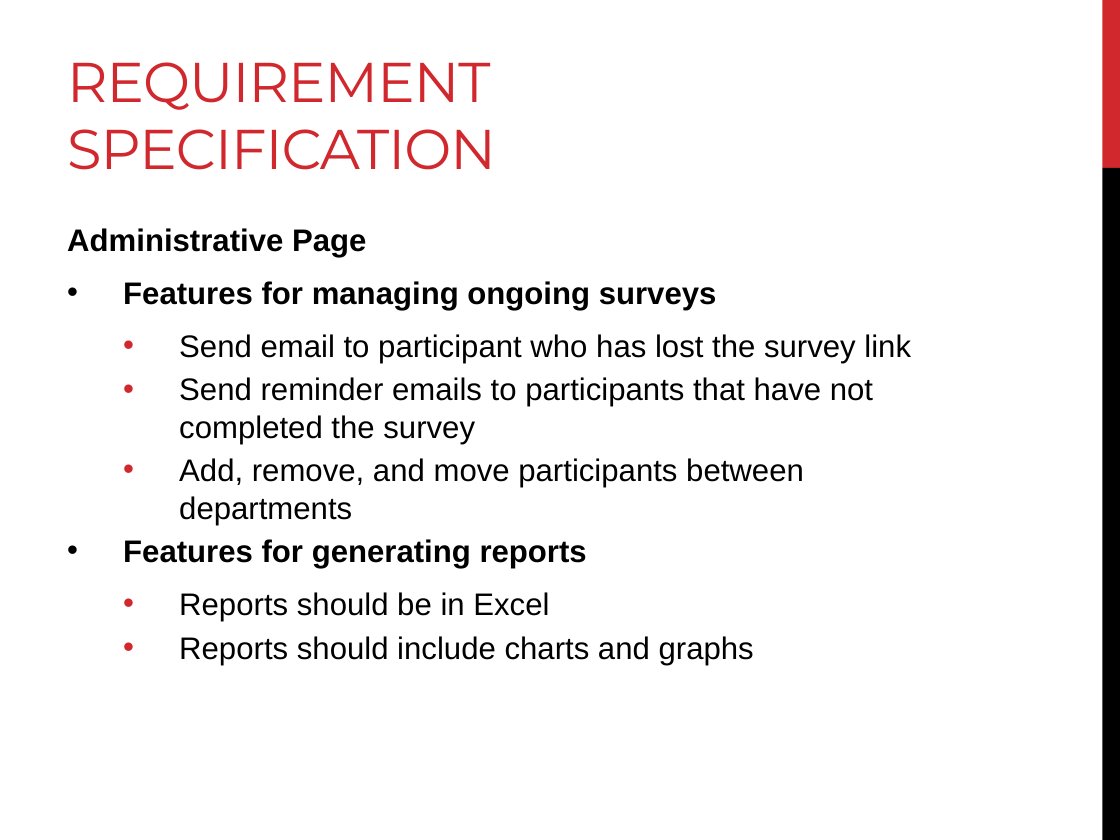
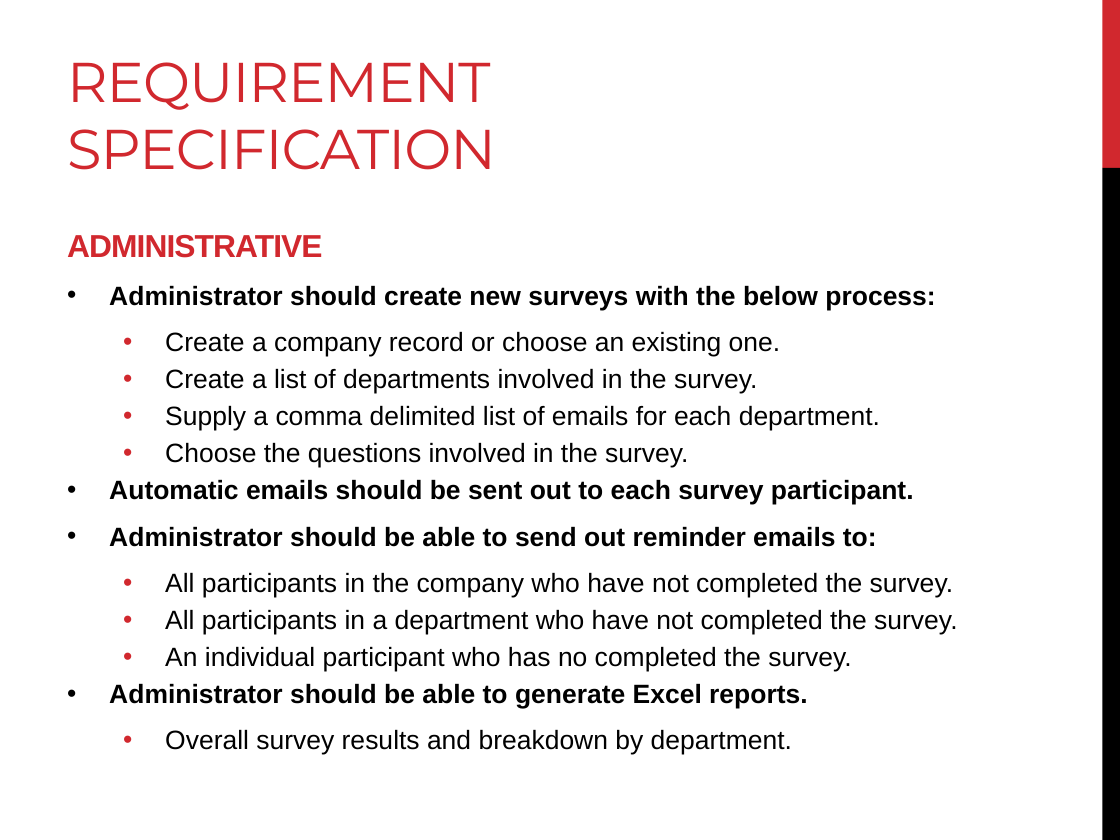
Before and after one commit to AndreasSchwagerl/RR-Survey-System, a slide deck: slide 5 of Survey System - Progress Presentation 3.pptx (slide 6 before the commit). Drawn at 1120x840 pixels with LibreOffice and Linux fonts; fonts in the diff are those of the drawing. Boxes give left, top, right and bottom in pixels: in the first picture for what was removed or moved away, otherwise in the second. Text is boxed around its words. In the diff, an @@ line names an element or a change of style, - is before the commit and + after.

```diff
--- a/Survey System - Progress Presentation 3.pptx
+++ b/Survey System - Progress Presentation 3.pptx
@@ text at (67, 235, 957, 755): text changed; size 20 to 17 pt @@
-Administrative Page
-• Features for managing ongoing surveys
-  • Send email to participant who has lost the survey link
-  • Send reminder emails to participants that have not completed the survey
-  • Add, remove, and move participants between departments
-• Features for generating reports
-  • Reports should be in Excel
-  • Reports should include charts and graphs
+ADMINISTRATIVE
+• Administrator should create new surveys with the below process:
+  • Create a company record or choose an existing one.
+  • Create a list of departments involved in the survey.
+  • Supply a comma delimited list of emails for each department.
+  • Choose the questions involved in the survey.
+• Automatic emails should be sent out to each survey participant.
+• Administrator should be able to send out reminder emails to:
+  • All participants in the company who have not completed the survey.
+  • All participants in a department who have not completed the survey.
+  • An individual participant who has no completed the survey.
+• Administrator should be able to generate Excel reports.
+  • Overall survey results and breakdown by department.
```
Also in this commit, not shown: 7 other slides changed, 4 slides added, 1 slide removed.
